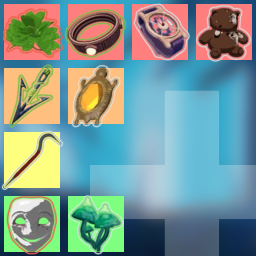
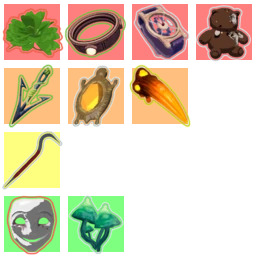
Layers edited between the first and the second (256, 256) image:
added layer "Molten_Perforator.webp" in group "items #1" over (x1=129, y1=64, x2=191, y2=128)
added layer "A tier bg copy #1" in group "bgs #1" over (x1=132, y1=68, x2=188, y2=124)
painted on "+" over (x1=90, y1=90, x2=256, y2=256)
hid group "bg" (3 layers) over (x1=0, y1=0, x2=256, y2=256)
hid "main menu" over (x1=0, y1=0, x2=256, y2=256)
hid "thunderstore" over (x1=0, y1=0, x2=256, y2=256)
